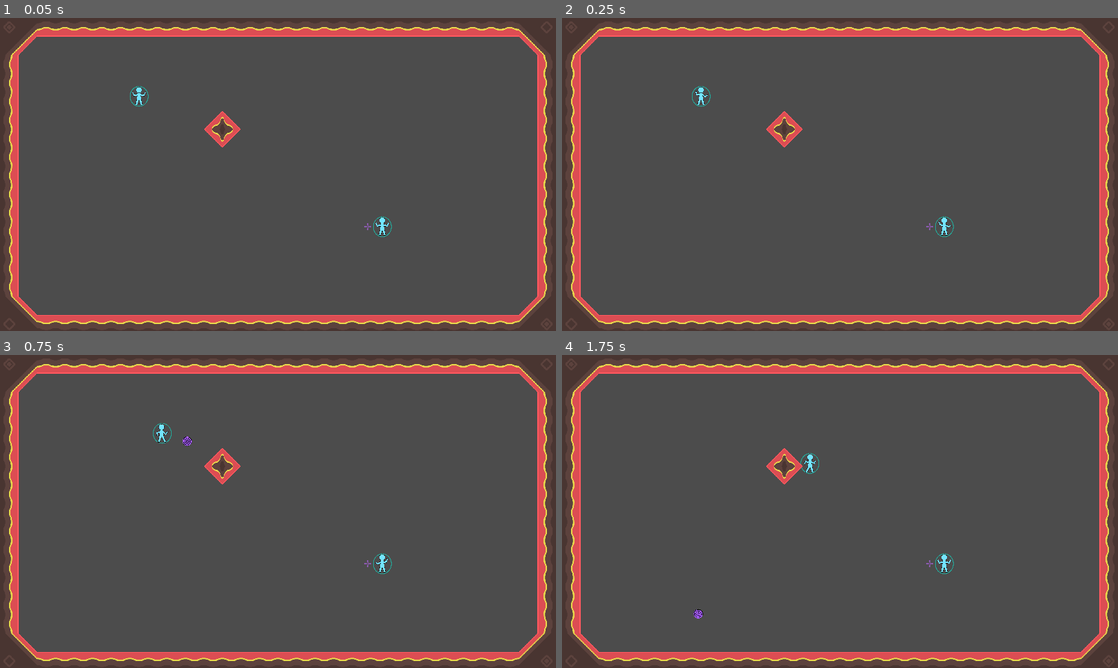
Above: before the commit, frames 1-4 (two rows, left to right).
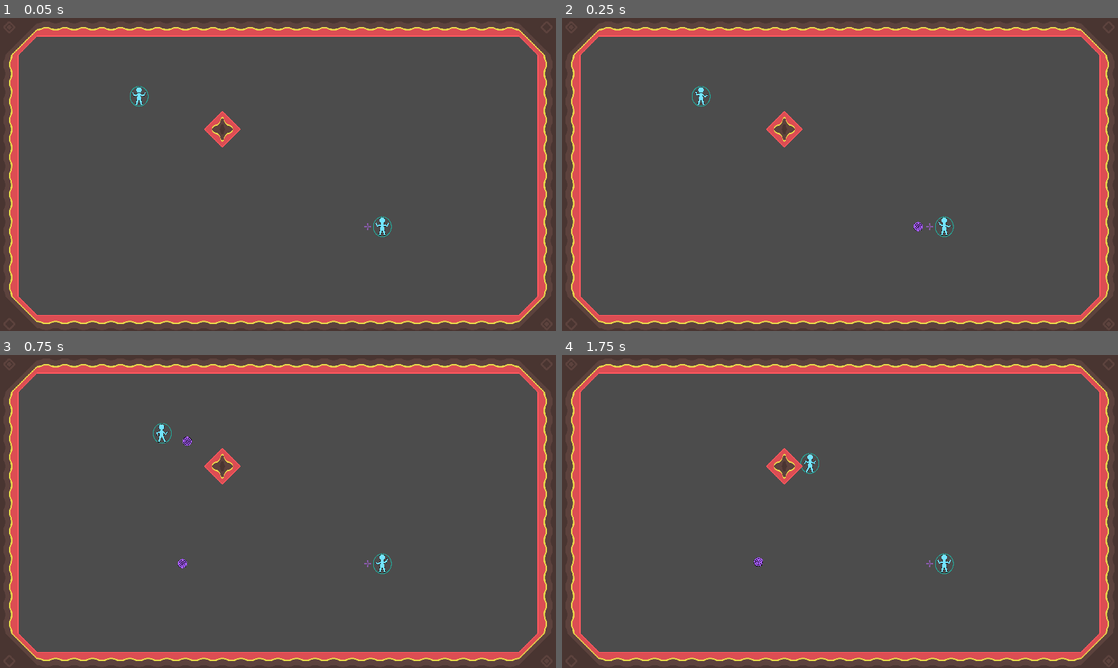
Above: after the commit, the same moments.

Repository: Reituag/DiscoBowl
Game: Godot game, scene res://Sources/Main.tscn
The game is run twice, just before and just after one commit, with the same random seed, the same clock (stepped at 60 frames per second) and the same inputs.
Inputs (mouse positions are in pixels of both pictures, inside the frame that each line leads up to):
- Up to frame 1 (0.05 s): no input
- Up to frame 2 (0.25 s): no input
- Up to frame 3 (0.75 s): tap Enter (ui_accept) at 0.5 s; move the mouse to (400, 495) at 0.52 s; hold Right (move_right_kb) from 0.53 s (still down); tap Backspace (auto_shield) at 0.6 s; click (400, 495) at 0.67 s
- Up to frame 4 (1.75 s): tap Enter (ui_accept) at 0.77, 1.52 s; move the mouse to (728, 527) at 1.27 s; release Right (move_right_kb) at 1.28 s; hold Down (move_down_kb) from 1.28 s (still down); right-click (728, 527) at 1.35 s

Frame 1 is identical in both runs. In frame 2, less than 0.1% of the frame differs, in the area x 63-65%, y 65-69%; in frame 3, less than 0.1%; in frame 4, less than 0.1%, in the area x 23-37%, y 64-85%.

Commit message:
Change of character2 to autoshoot

Diff:
--- a/Project/Sources/Main.gd
+++ b/Project/Sources/Main.gd
@@ -18,7 +18,7 @@
 #	$Character2.start($StartPosition2.position, joyCtrler)
 
 	var autoCtrler = load("res://Sources/Character/AutoController.tscn").instance()
-	autoCtrler.config("shield")
+	autoCtrler.config("shoot")#("shield")
 	$Character2.start($StartPosition2.position, autoCtrler)
 
 
